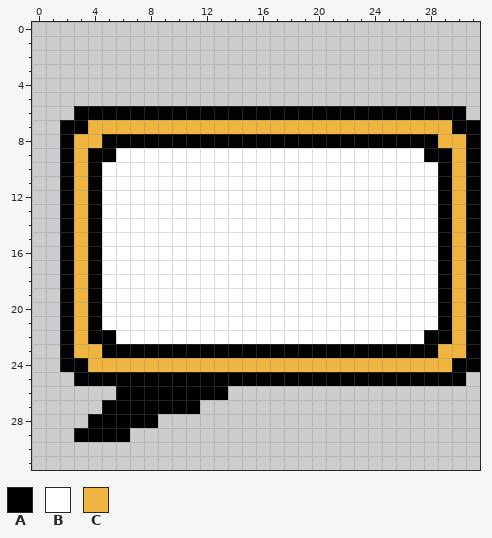
Edited in one commit: pixel-art sprite (sprites/Spr_DialogBox/layers/8f9256c6-3cb2-4904-9f39-bb2b43e6ba61/7218d51e-d372-45e3-838a-ca4ed0924a53.png). Above is the file before it was changed.
The file is 32x32 pixels.
Palette (. is transparent): A #000000  B #ffffff  C #f0b541
After:
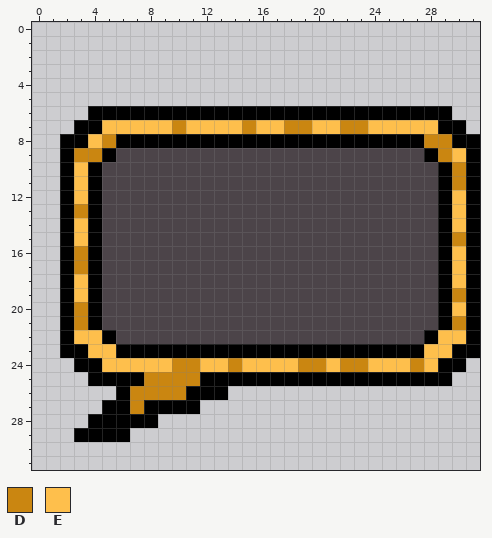
Colours new in this view: D #ca8611  E #febf4c
The edit:
colour B: #ffffff -> #4c4449
y 6: x 3 A -> .; x 30 A -> .
y 7: x 2 A -> .; x 4..29 CCCCCCCCCCCCCCCCCCCCCCCCCC -> AEEEEEDEEEEDEEDDEEDDEEEEEA; x 31 A -> .
y 8: x 3..5 CCA -> AED; x 28..30 ACC -> DDA
y 9: x 3..4 CA -> DD; x 29..30 AC -> DE
y 10..11: x 3 C -> E; x 30 C -> D
y 12: x 3 C -> E; x 30 C -> E
y 13: x 3 C -> D; x 30 C -> E
y 14: x 3 C -> E; x 30 C -> E
y 15: x 3 C -> E; x 30 C -> D
y 16..17: x 3 C -> D; x 30 C -> E
y 18: x 3 C -> E; x 30 C -> E
y 19: x 3 C -> E; x 30 C -> D
y 20: x 3 C -> D; x 30 C -> E
y 21: x 3 C -> D; x 30 C -> D
y 22: x 3..4 CA -> EE; x 29..30 AC -> EE
y 23: x 3..5 CCA -> AEE; x 28..30 ACC -> EEA
y 24: x 2 A -> .; x 4..29 CCCCCCCCCCCCCCCCCCCCCCCCCC -> AEEEEEDDEEDEEEEDDEDDEEEDEA; x 31 A -> .
y 25: x 3 A -> .; x 8..11 AAAA -> DDDD; x 30 A -> .
y 26: x 7..10 AAAA -> DDDD
y 27: x 7 A -> D
Pixel boxes of the changes (left, top, right, bottom) in both pictures:
changed: (60, 106, 480, 414)
